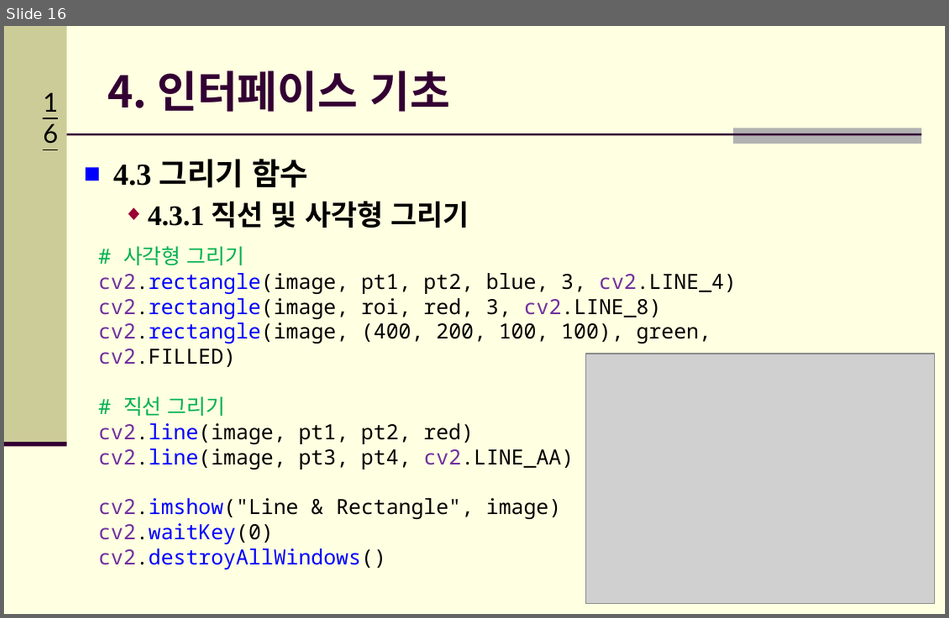
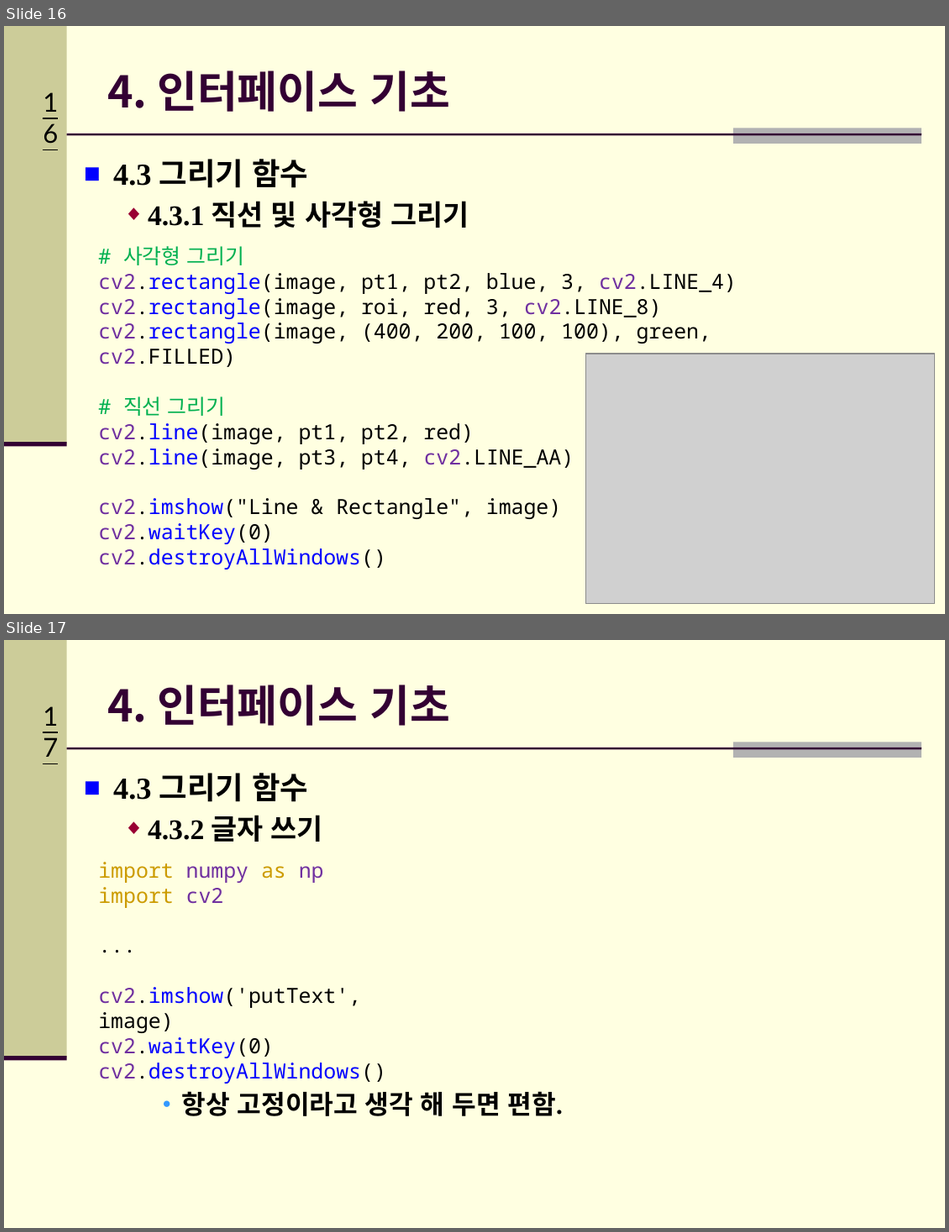
Before and after one commit to Hitbee-dev/OpenCV-Python, a slide deck: 2022-10-04/documents/CH_04 인터페이스 기초.pptx. Shown one above the other, each under a label of ours: slide 16 before the commit, slides 16 and 17 after it. The pictures are 949x618 and 949x1232 pixels, drawn with LibreOffice and Linux fonts; fonts in the diff are those of the drawing; grey boxes stand for pictures; background and template pictures are left out. Boxes give left, top, right and bottom in pixels: in the first picture for what was removed or moved away, otherwise in the second. Text is boxed around its words. In the diff, an @@ line names an element or a change of style, - is before the commit and + after.

```diff
--- a/2022-10-04/documents/CH_04 인터페이스 기초.pptx
+++ b/2022-10-04/documents/CH_04 인터페이스 기초.pptx
@@ slide 17 added at bbox=[4, 640, 945, 1228], background #FFFFE1; not listed: 5 template elements that a slide beside it also shows @@
@@ title added at bbox=[107, 685, 450, 726], 33.3 pt, text #330033, bold @@
+4. 인터페이스 기초
@@ text added at bbox=[113, 773, 562, 1116], 20 pt, text #000000, bold @@
+■ 4.3 그리기 함수
+  ◆ 4.3.2 글자 쓰기
+    ● 항상 고정이라고 생각 해 두면 편함.
@@ text added at bbox=[98, 862, 386, 1084], 16 pt, text #0000FF @@
+import numpy as np
+import cv2
+...
+cv2.imshow('putText', image)
+cv2.waitKey(0)
+cv2.destroyAllWindows()
```
Also in this commit, not shown: 9 other slides added, 5 other files.
